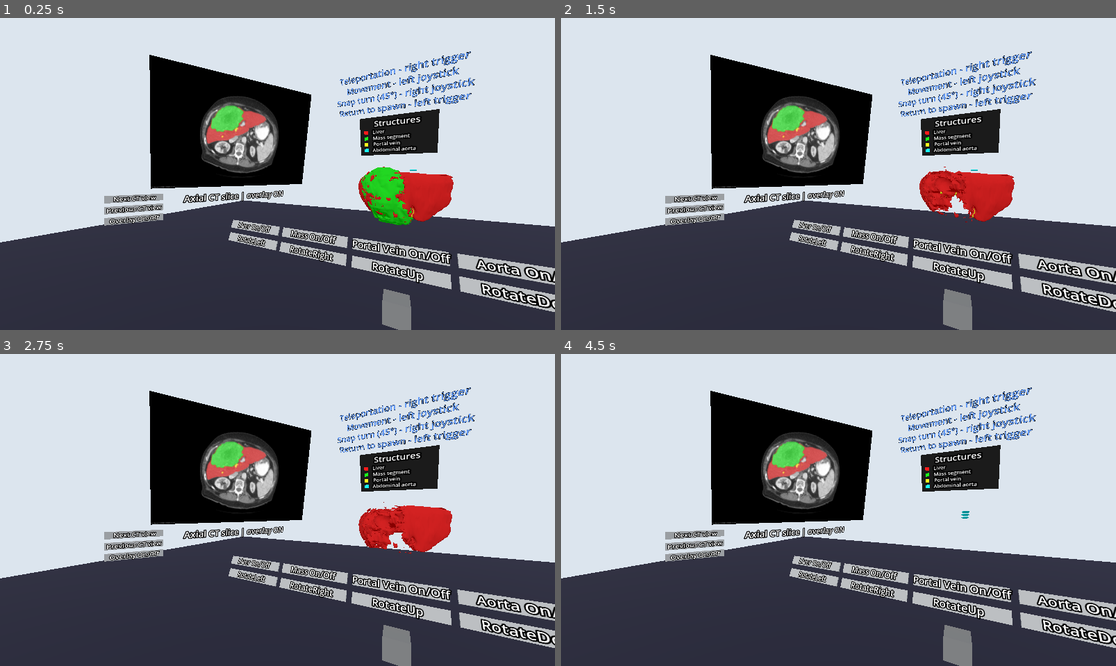
Above: before the commit, frames 1-4 (two rows, left to right).
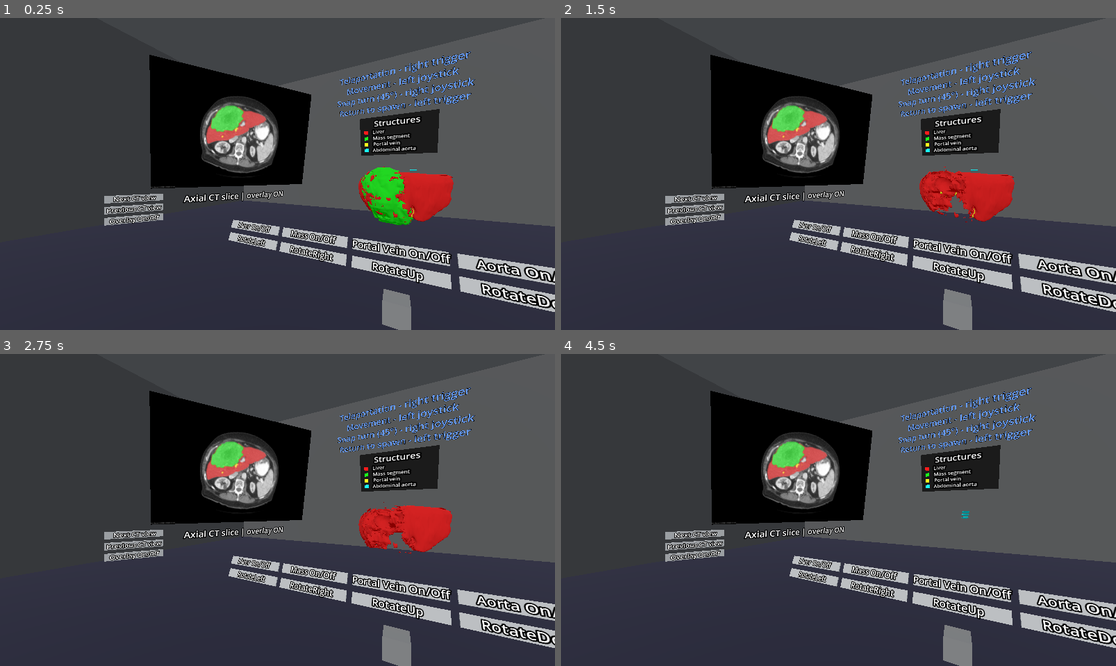
Above: after the commit, the same moments.

Repository: marcelbiezunski/imhotep-vr-biomed
Game: Godot game, scene res://node_3d.tscn
Same seed, same stepped clock (60 frames per second), same inputs: the game is played once before the commit and once after it.
Inputs:
- Up to frame 1 (0.25 s): no input
- Up to frame 2 (1.5 s): tap Enter (ui_accept) at 0.5, 0.77, 1.25 s; hold W 0.53-1.28 s; tap 1 at 0.6 s; hold S from 1.28 s (still down); tap 2 at 1.35 s
- Up to frame 3 (2.75 s): tap Enter (ui_accept) at 1.52, 2 s; release S at 2.03 s; hold W from 2.03 s (still down); tap 3 at 2.1 s
- Up to frame 4 (4.5 s): tap Enter (ui_accept) at 2.75, 3.02, 3.5, 3.77, 4.25 s; tap 4 at 2.85 s; release W at 3.53 s; hold A from 3.53 s (still down); tap 5 at 3.6 s; tap Q at 4.35 s

The runs differ from the first frame. In frame 1, 48% of the frame differs, in the area x 0-100%, y 0-72%; in frame 2, 48%; in frame 3, 48%; in frame 4, 50%.

Commit message:
added legend and value panel

Diff:
--- a/godot_vr_app/node_3d.tscn
+++ b/godot_vr_app/node_3d.tscn
@@ -92,7 +92,7 @@
 size = Vector3(2, 2, 0.03)
 
 [sub_resource type="BoxMesh" id="BoxMesh_imku0"]
-size = Vector3(1.2, 0.55, 0.03)
+size = Vector3(1.25, 0.6, 0.02)
 
 [sub_resource type="BoxMesh" id="BoxMesh_wlxy5"]
 size = Vector3(0.85, 0.5, 0.02)
@@ -128,6 +128,7 @@
 [node name="Level" type="Node3D" parent="."]
 
 [node name="MeshInstance3D" type="MeshInstance3D" parent="Level"]
+transform = Transform3D(1, 0, 0, 0, 1, 0, 0, 0, 1, 0, 0.011022806, 0)
 material_override = SubResource("StandardMaterial3D_4arys")
 mesh = SubResource("PlaneMesh_noarx")
 
@@ -138,7 +139,6 @@
 
 [node name="Wall" type="StaticBody3D" parent="Level"]
 transform = Transform3D(1, 0, 0, 0, 1, 0, 0, 0, 1, 0, 3.5, -10)
-visible = false
 
 [node name="MeshInstance3D" type="MeshInstance3D" parent="Level/Wall"]
 transform = Transform3D(1, 0, 0, 0, 1, 0, 0, 0, 1, 0, 0.5, 0)
@@ -151,7 +151,6 @@
 
 [node name="Wall2" type="StaticBody3D" parent="Level"]
 transform = Transform3D(1, 0, 0, 0, 1, 0, 0, 0, 1, 0, 3.5, 10)
-visible = false
 
 [node name="MeshInstance3D" type="MeshInstance3D" parent="Level/Wall2"]
 transform = Transform3D(1, 0, 0, 0, 1, 0, 0, 0, 1, 0, 0.5, 0)
@@ -164,7 +163,6 @@
 
 [node name="Wall3" type="StaticBody3D" parent="Level"]
 transform = Transform3D(-4.371139e-08, 0, 1, 0, 1, 0, -1, 0, -4.371139e-08, 10, 3.5, 0)
-visible = false
 
 [node name="MeshInstance3D" type="MeshInstance3D" parent="Level/Wall3"]
 transform = Transform3D(1, 0, 0, 0, 1, 0, 0, 0, 1, 0, 0.5, 0)
@@ -177,7 +175,6 @@
 
 [node name="Wall4" type="StaticBody3D" parent="Level"]
 transform = Transform3D(-4.371139e-08, 0, 1, 0, 1, 0, -1, 0, -4.371139e-08, -10, 3.5, 0)
-visible = false
 
 [node name="MeshInstance3D" type="MeshInstance3D" parent="Level/Wall4"]
 transform = Transform3D(1, 0, 0, 0, 1, 0, 0, 0, 1, 0, 0.5, 0)
@@ -204,7 +201,6 @@
 
 [node name="Roof" type="StaticBody3D" parent="Level"]
 transform = Transform3D(1, 0, 0, 0, 1, 0, 0, 0, 1, 0, 8, 0)
-visible = false
 
 [node name="MeshInstance3D" type="MeshInstance3D" parent="Level/Roof"]
 material_override = SubResource("StandardMaterial3D_jsnrv")
@@ -372,7 +368,7 @@
 text = "Educational prototype. Not for clinical use."
 
 [node name="QuantitativeSummaryAnchor" type="Node3D" parent="MedicalWorkspace"]
-transform = Transform3D(-8.742278e-08, 0.517638, 1.9318516, 0, 1.9318515, -0.5176381, -2, -2.2626677e-08, -8.444392e-08, -7, 3.5, 0)
+transform = Transform3D(-1.7320508, -0.34202012, 0.93969274, 0, 1.8793851, 0.68404025, -1.0000001, 0.59239614, -1.6275953, -4.5, 0.8, 3.5)
 
 [node name="QuantitativeSummaryPanel" type="Node3D" parent="MedicalWorkspace/QuantitativeSummaryAnchor"]
 
@@ -381,19 +377,36 @@
 mesh = SubResource("BoxMesh_imku0")
 
 [node name="TitleLabel" type="Label3D" parent="MedicalWorkspace/QuantitativeSummaryAnchor/QuantitativeSummaryPanel"]
-transform = Transform3D(1, 0, 0, 0, 1, 0, 0, 0, 1, 0, 0.8, 0.04)
-text = "Patient 001"
-
-[node name="SummaryLabel" type="Label3D" parent="MedicalWorkspace/QuantitativeSummaryAnchor/QuantitativeSummaryPanel"]
-transform = Transform3D(1, 0, 0, 0, 1, 0, 0, 0, 1, 0, 0, 0.04)
-pixel_size = 0.004
-text = "CT liver case
-Structures: liver, mass,
-portal vein, abdominal aorta
-
-Visualization:
-segmented surface meshes
-CT slices"
+transform = Transform3D(1, 0, 0, 0, 1, 0, 0, 0, 1, 0, 0.22, 0.04)
+text = "Quantitative Summary"
+font_size = 20
+
+[node name="StructureColumnLabel" type="Label3D" parent="MedicalWorkspace/QuantitativeSummaryAnchor/QuantitativeSummaryPanel"]
+transform = Transform3D(1, 0, 0, 0, 1, 0, 0, 0, 1, -0.35, -0.05, 0.04)
+text = "Structure
+Liver
+Mass segment
+Portal vein
+Aorta"
+font_size = 10
+
+[node name="VolumeColumnLabel" type="Label3D" parent="MedicalWorkspace/QuantitativeSummaryAnchor/QuantitativeSummaryPanel"]
+transform = Transform3D(1, 0, 0, 0, 1, 0, 0, 0, 1, 0, -0.05, 0.04)
+text = "Vol [cm3]
+1441.6
+1470.9
+14.6
+5.2"
+font_size = 10
+
+[node name="MeanHuColumnLabel" type="Label3D" parent="MedicalWorkspace/QuantitativeSummaryAnchor/QuantitativeSummaryPanel"]
+transform = Transform3D(1, 0, 0, 0, 1, 0, 0, 0, 1, 0.35, -0.05, 0.04)
+text = "Mean HU
+95.8
+110.9
+182.6
+169.9"
+font_size = 10
 
 [node name="StructureLegendAnchor" type="Node3D" parent="MedicalWorkspace"]
 transform = Transform3D(-2, -4.5253355e-08, -1.6888784e-07, 0, 1.9318515, -0.5176381, 1.7484555e-07, -0.517638, -1.9318516, 0, 3, 4)
Not shown, changed: docs/index.html
Not shown, changed: docs/index.pck
